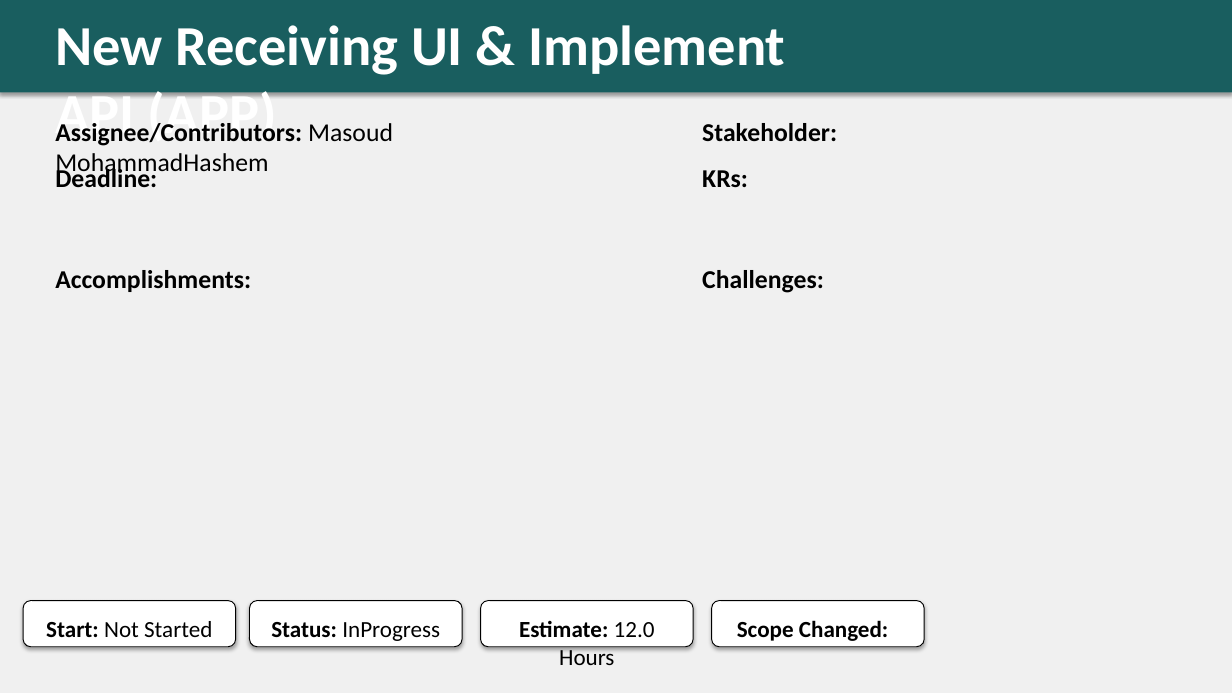
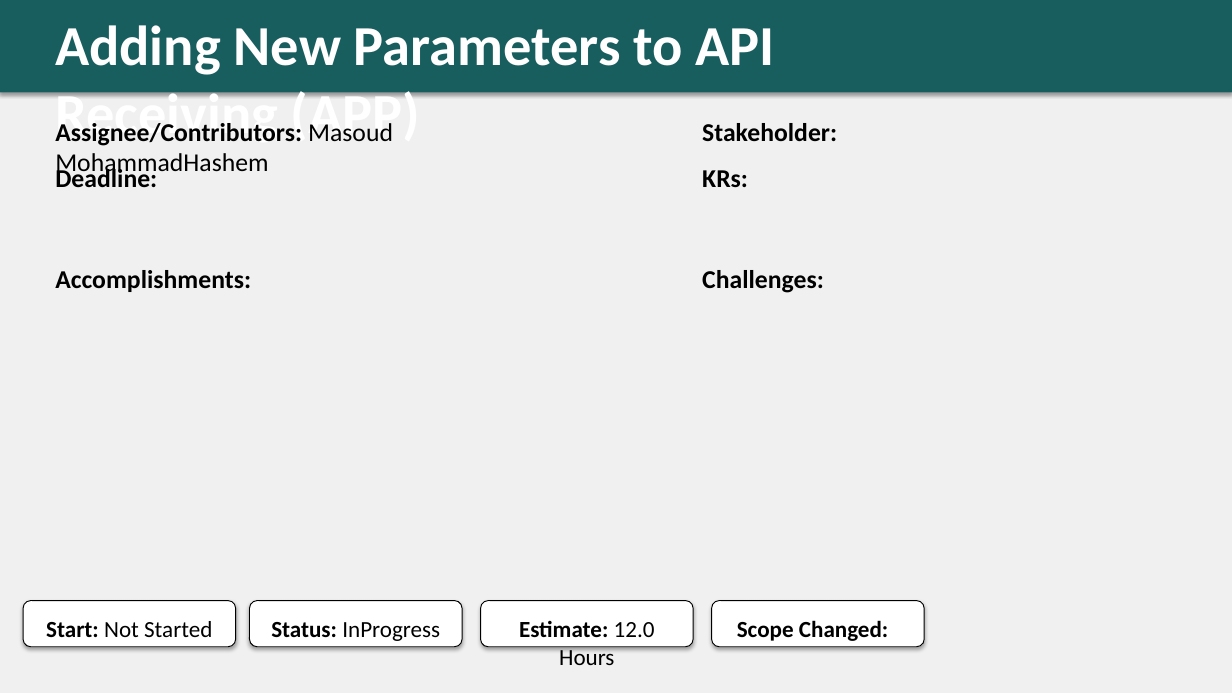
Before and after one commit to PouriaAzadehR/JiraFlowPresenter, a slide deck: slide 52 of backend/services/ppt_files/active_sprint_summary.pptx. Drawn at 1232x693 pixels with LibreOffice and Linux fonts; fonts in the diff are those of the drawing. Boxes give left, top, right and bottom in pixels: in the first picture for what was removed or moved away, otherwise in the second. Text is boxed around its words. In the diff, an @@ line names an element or a change of style, - is before the commit and + after.

```diff
--- a/backend/services/ppt_files/active_sprint_summary.pptx
+++ b/backend/services/ppt_files/active_sprint_summary.pptx
@@ text at [55,25,774,146]: text changed @@
-New Receiving UI & Implement API (APP)
+Adding New Parameters to API Receiving (APP)
```
Also in this commit, not shown: 13 other files.
